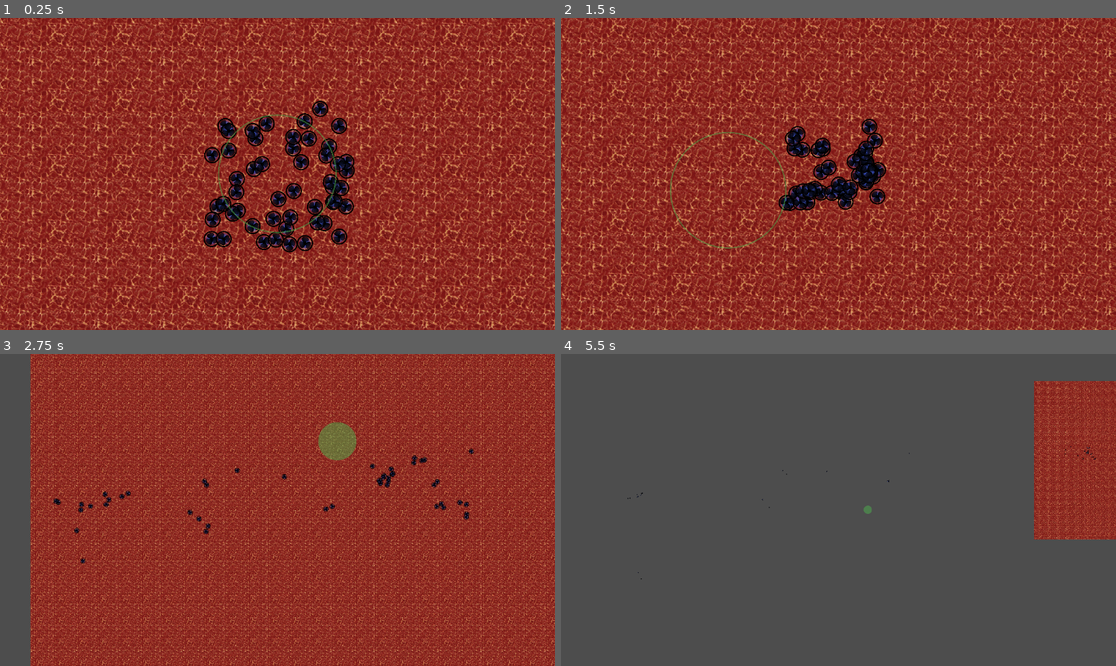
Above: before the commit, frames 1-4 (two rows, left to right).
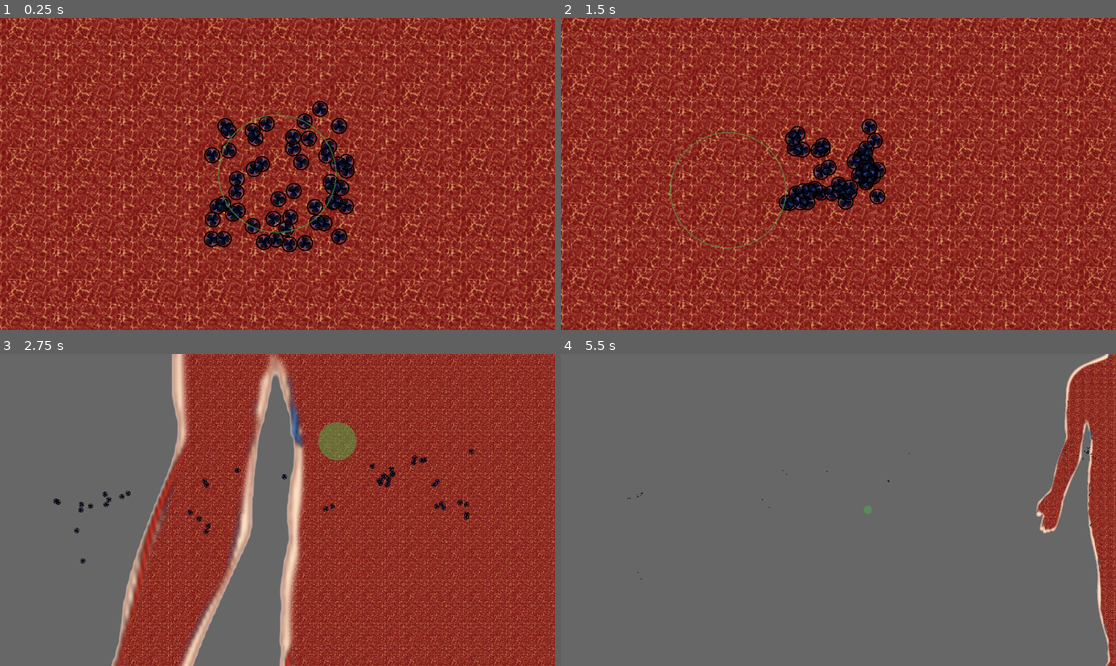
Above: after the commit, the same moments.

Repository: mgiuca/patient-zero
Game: Godot game, scene res://scenes/levels/lvl_body.tscn
The game is run twice, just before and just after one commit, with the same random seed, the same clock (stepped at 60 frames per second) and the same inputs.
Inputs (mouse positions are in pixels of both pictures, inside the frame that each line leads up to):
- Up to frame 1 (0.25 s): no input
- Up to frame 2 (1.5 s): move the mouse to (960, 158) at 0.52 s; press the mouse at (960, 158) at 0.53 s; move the mouse to (727, 189) at 1.27 s; release the mouse at (727, 189) at 1.28 s; click (727, 189) at 1.35 s
- Up to frame 3 (2.75 s): move the mouse to (333, 441) at 2.02 s; press the mouse at (333, 441) at 2.03 s
- Up to frame 4 (5.5 s): move the mouse to (810, 572) at 2.77 s; release the mouse at (810, 572) at 2.78 s; click (810, 572) at 2.85 s; move the mouse to (1005, 556) at 3.52 s; press the mouse at (1005, 556) at 3.53 s; move the mouse to (672, 463) at 4.27 s; release the mouse at (672, 463) at 4.28 s; click (672, 463) at 4.35 s; move the mouse to (866, 510) at 5.02 s; press the mouse at (866, 510) at 5.03 s

The runs differ from the first frame. In frame 1, 41% of the frame differs, in the area x 0-100%, y 0-100%; in frame 2, 42%; in frame 3, 61%; in frame 4, 97%.

Commit message:
Added human body outline to level.

Diff:
--- a/project.godot
+++ b/project.godot
@@ -70,3 +70,4 @@
 
 renderer/rendering_method="gl_compatibility"
 renderer/rendering_method.mobile="gl_compatibility"
+environment/defaults/default_clear_color=Color(0.403922, 0.403922, 0.403922, 1)
--- a/scenes/levels/lvl_body.tscn
+++ b/scenes/levels/lvl_body.tscn
@@ -1,10 +1,11 @@
-[gd_scene load_steps=6 format=3 uid="uid://dtrahaov2gclc"]
+[gd_scene load_steps=7 format=3 uid="uid://dtrahaov2gclc"]
 
 [ext_resource type="Script" path="res://scenes/level.gd" id="1_n3cbr"]
 [ext_resource type="PackedScene" uid="uid://dieb3dfblspao" path="res://scenes/bot.tscn" id="2_3dgl4"]
 [ext_resource type="PackedScene" uid="uid://mclt0vsajrjb" path="res://scenes/cursor.tscn" id="3_5i8s6"]
 [ext_resource type="AudioStream" uid="uid://cu6bjqlaj4ng2" path="res://music/Spacial Harvest.mp3" id="4_1gsof"]
 [ext_resource type="Texture2D" uid="uid://bhj3v5cib030u" path="res://images/lavafull.jpg" id="4_kcf7m"]
+[ext_resource type="Texture2D" uid="uid://xdhst2qnjuf1" path="res://images/human-outline.png" id="5_vocdv"]
 
 [node name="LvlBody" type="Node"]
 script = ExtResource("1_n3cbr")
@@ -18,14 +19,22 @@
 [node name="Cursor" parent="." instance=ExtResource("3_5i8s6")]
 z_index = 100
 
-[node name="TextureRect" type="TextureRect" parent="."]
+[node name="Background" type="TextureRect" parent="."]
 texture_repeat = 2
-offset_left = -9615.0
-offset_top = -7203.0
-offset_right = 11894.0
-offset_bottom = 10485.0
+offset_left = -10440.0
+offset_top = -16980.0
+offset_right = 11063.0
+offset_bottom = 26506.0
 texture = ExtResource("4_kcf7m")
 stretch_mode = 1
+
+[node name="Outline" type="TextureRect" parent="."]
+z_index = 1
+offset_left = -10933.0
+offset_top = -17154.0
+offset_right = 11371.0
+offset_bottom = 26953.0
+texture = ExtResource("5_vocdv")
 
 [node name="Music" type="AudioStreamPlayer" parent="."]
 stream = ExtResource("4_1gsof")
Binary file added: images/human-outline.png
Not shown, added: images/human-outline.png.import
Not shown, changed: credits.md
